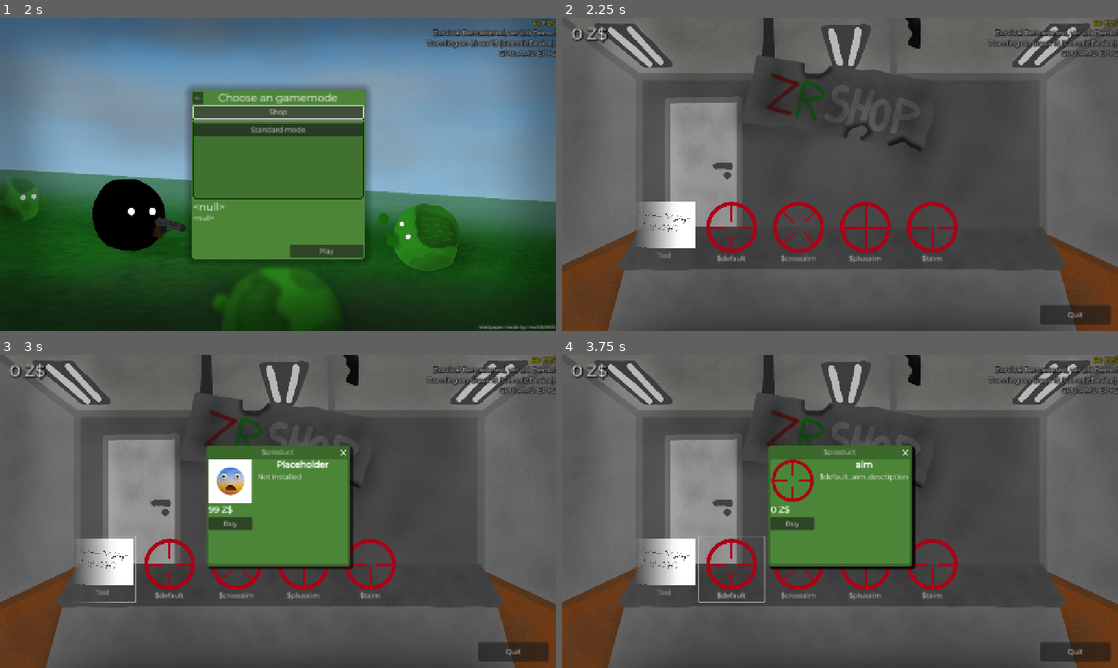
Above: before the commit, frames 1-4 (two rows, left to right).
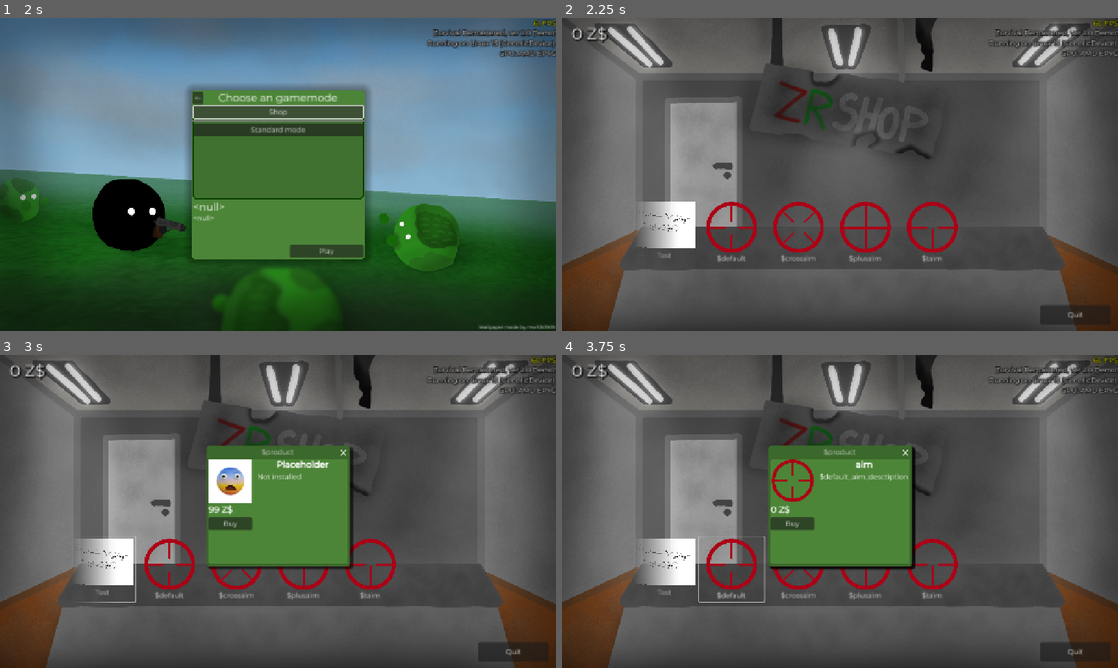
Above: after the commit, the same moments.

Repository: klodskateam/zurvival-remastered
Game: Godot game, scene res://menu.tscn
Two runs of this game, one before a commit and one after it. Both use one fixed random seed, a clock stepped at 60 frames per second and the inputs below.
Inputs:
- Up to frame 1 (2 s): click "Play" at 0.5 s; click "Shop" at 1.25 s
- Up to frame 2 (2.25 s): click "Play" at 2 s
- Up to frame 3 (3 s): click "Test" at 2.75 s
- Up to frame 4 (3.75 s): click "$default" at 3.5 s

Frame 1 is identical in both runs. In frame 2, 6.3% of the frame differs, in the area x 0-100%, y 0-100%; in frame 3, 5.8%; in frame 4, 5.8%.

Commit message:
улучшение текстур #1

Diff:
--- a/game.tscn
+++ b/game.tscn
@@ -35,9 +35,11 @@
 
 [node name="GameOver" parent="." instance=ExtResource("8_nlu6b")]
 process_mode = 2
+visible = false
 
 [node name="Pause" parent="." instance=ExtResource("6_5dskx")]
 process_mode = 2
+visible = false
 
 [node name="Spawner7" parent="." instance=ExtResource("7_8yshx")]
 position = Vector2(-132, 5099)
--- a/shop.tscn
+++ b/shop.tscn
@@ -44,6 +44,7 @@
 theme = ExtResource("3_g44lh")
 
 [node name="Label" type="Label" parent="CanvasLayer/Control"]
+layout_mode = 0
 offset_left = 22.0
 offset_top = 5.0
 offset_right = 253.0
@@ -59,6 +60,7 @@
 script = ExtResource("6_gmb2m")
 
 [node name="Button" type="Button" parent="CanvasLayer/Control"]
+layout_mode = 0
 offset_left = 1101.0
 offset_top = 652.0
 offset_right = 1263.0
@@ -68,6 +70,7 @@
 
 [node name="TextureRect" type="TextureRect" parent="CanvasLayer/Control"]
 clip_children = 1
+layout_mode = 0
 offset_left = 121.0
 offset_top = 377.0
 offset_right = 1157.0
--- a/storage.tscn
+++ b/storage.tscn
@@ -16,8 +16,8 @@
 [node name="Control" type="Control" parent="CanvasLayer"]
 layout_mode = 3
 anchors_preset = 0
-offset_right = 40.0
-offset_bottom = 40.0
+offset_right = 1281.0
+offset_bottom = 720.0
 
 [node name="Button" type="Button" parent="CanvasLayer"]
 offset_left = 1088.0
--- a/ui.tscn
+++ b/ui.tscn
@@ -111,8 +111,8 @@
 vertical_alignment = 1
 
 [node name="BulletsIcon" type="Sprite2D" parent="BulletsBar"]
-position = Vector2(-16, 13.5)
-scale = Vector2(0.234375, 0.210937)
+position = Vector2(-15.5, 13.95)
+scale = Vector2(0.242187, 0.217968)
 texture = ExtResource("3_qg45p")
 
 [node name="HealthBar" type="ProgressBar" parent="."]
Binary file changed: Resources/bullets.png
Binary file changed: Resources/medkit.png
Binary file changed: Resources/storage.png
Binary file changed: Resources/store.png
Binary file changed: Resources/ui_stuff_lol/bullets.png
